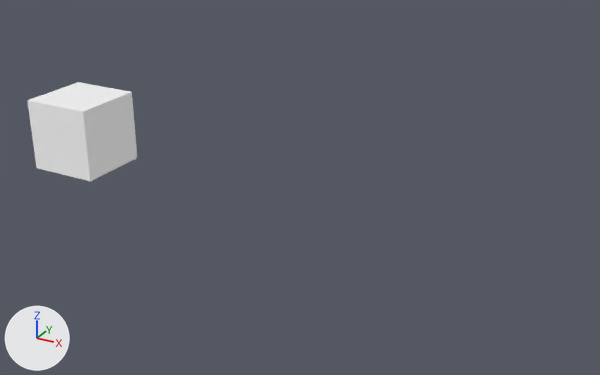
The glTF model assets/struc_cube/struc_cube.gltf, before and after one commit.
One viewpoint serves both versions: a 50 mm lens placed at (16.06, -16.54, 7.97), pointed at (6.85, 0.21, -0.41). The axes (+X, +Y, +Z) are drawn at lower left. The lights are the same throughout.
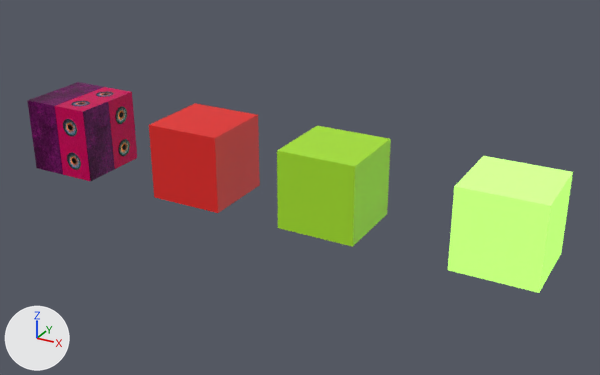
The change, as a diff of the scene's bpy script:
```diff
--- a/assets/struc_cube/struc_cube.gltf.py
+++ b/assets/struc_cube/struc_cube.gltf.py
@@ img_metal_wood_test_normal @@
+img_metal_wood_test_normal = load_image('metal_wood_test_normal', 'metal_wood_test_normal.png', 256, 256, 'Non-Color')
@@ img_metal_wood_test_emission @@
+img_metal_wood_test_emission = load_image('metal_wood_test_emission', 'metal_wood_test_emission.png', 256, 256, 'sRGB')
@@ img_metal_wood_test_diffuse @@
+img_metal_wood_test_diffuse = load_image('metal_wood_test_diffuse', 'metal_wood_test_diffuse.png', 256, 256, 'sRGB')
@@ img_metal_wood_test_specular @@
+img_metal_wood_test_specular = load_image('metal_wood_test_specular', 'metal_wood_test_specular.png', 256, 256, 'sRGB')
@@ mat_cubeamat @@
+mat_cubeamat = bpy.data.materials.new('CubeAMat')
+# colours: orange #ffac42, pink #ff0ac9, blue #3995ff
+# uses the picture img_metal_wood_test_diffuse
+# uses the picture img_metal_wood_test_emission
+# uses the picture img_metal_wood_test_normal
+# uses the picture img_metal_wood_test_specular
@@ mat_cubedmat @@
+mat_cubedmat = principled_material('CubeDMat')
+mat_cubedmat.base_color = (0.387, 0.246, 0.283)  # pink #a78891
+mat_cubedmat.emission_color = (0.33, 1.0, 0.0394)  # green #9bff38
+mat_cubedmat.emission_strength = 1.0
@@ mat_cubecmat @@
+mat_cubecmat = principled_material('CubeCMat')
+mat_cubecmat.base_color = (0.4, 0.8, 0.0223)  # green #aae729
@@ mat_cubebmat @@
+mat_cubebmat = principled_material('CubeBMat')
+mat_cubebmat.base_color = (0.8, 0.0165, 0.0142)  # red #e72320
@@ me_cube @@
 me_cube.from_pydata(...)  # 8 vertices, 12 faces; spans x -1.0..1.0, y -1.0..1.0, z -1.0..1.0
-me_cube.materials.append(mat_material)  # white #ffffff
+me_cube.materials.append(mat_cubeamat)
@@ me_cubed @@
+me_cubed.from_pydata(...)  # a box spanning x -1.0..1.0, y -1.0..1.0, z -1.0..1.0
+me_cubed.materials.append(mat_cubedmat)  # pink #a78891
@@ me_cubec @@
+me_cubec.from_pydata(...)  # a box spanning x -1.0..1.0, y -1.0..1.0, z -1.0..1.0
+me_cubec.materials.append(mat_cubecmat)  # green #aae729
@@ me_cubeb @@
+me_cubeb.from_pydata(...)  # a box spanning x -1.0..1.0, y -1.0..1.0, z -1.0..1.0
+me_cubeb.materials.append(mat_cubebmat)  # red #e72320
@@ ob_cubed @@
+ob_cubed = bpy.data.objects.new('CubeD', me_cubed)
+ob_cubed.location = (12.2, 0.0, 0.0)
@@ ob_cubec @@
+ob_cubec = bpy.data.objects.new('CubeC', me_cubec)
+ob_cubec.location = (7.91, 0.0, 0.0)
@@ ob_cubeb @@
+ob_cubeb = bpy.data.objects.new('CubeB', me_cubeb)
+ob_cubeb.location = (4.17, 0.0, 0.0)
```

Location of each change, (x1, y1, x2, y2) in pixels of the pictures (600 x 375 px):
'CubeD', added
    after: (448, 156, 573, 293)
'CubeC', added (green)
    after: (277, 126, 391, 247)
'CubeB', added (red)
    after: (149, 103, 260, 213)
'Cube', recoloured
    both: (27, 82, 137, 181)
